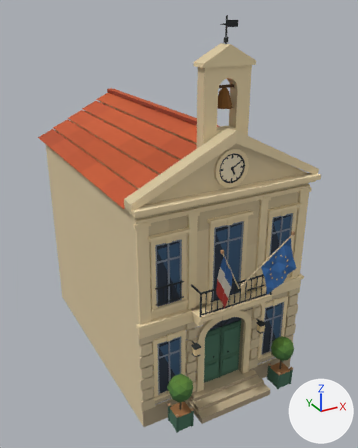
The glTF model public/models/mairie.glb: old version first, new version second.
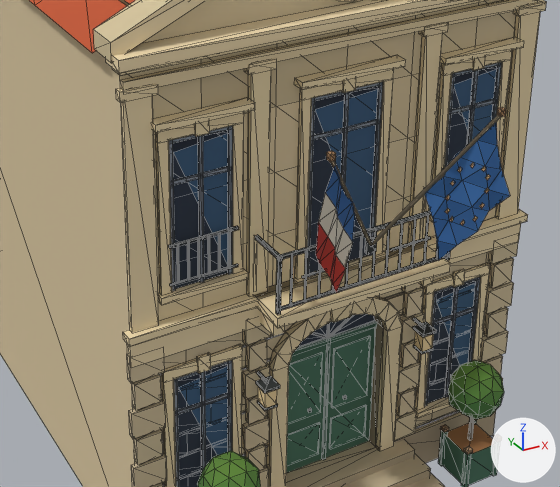
Old and new are each drawn whole from a 50 mm lens placed at (-8.82, 3.41, 13.76), pointed at (0.13, 19.69, 5.62) and again close up on the part from 24% to 89% of the width and 42% to 87% of the height. Arrows for +X, +Y and +Z are at lower right; the lights stay in place. The last two pictures show the newer version. The close-ups show mesh edges as thin lines. Vertices at exactly the same position are counted once.

The first close-up shows 'mairie'.
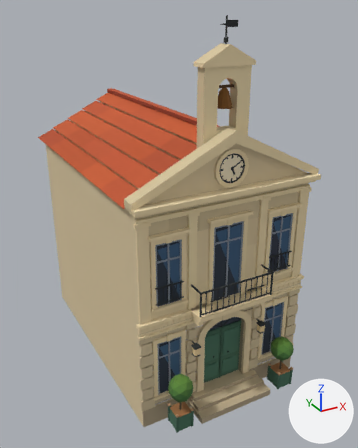
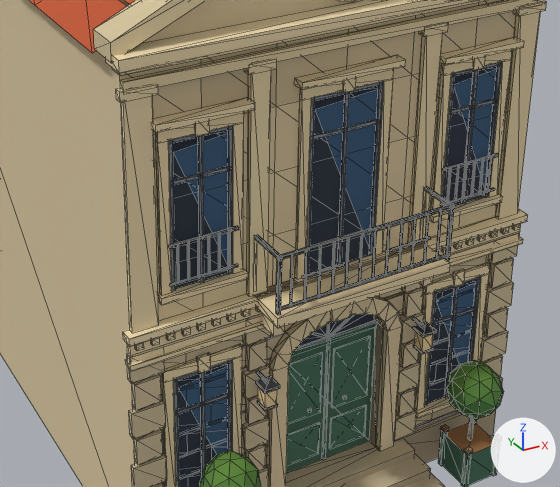
Boxes (x1, y1, x2, y2) around the edits, measured in the close-ups (560 x 487 px; the box of a moved part takes in the faces that stretch with it):
part 1 of me_mairie, added
    after: (125, 237, 523, 371)
part 2 of me_mairie, added
    after: (135, 342, 144, 351)
part 3 of me_mairie, added
    after: (151, 337, 160, 346)
part 4 of me_mairie, added
    after: (166, 333, 175, 341)
part 5 of me_mairie, added
    after: (182, 328, 191, 336)
part 6 of me_mairie, added
    after: (197, 323, 206, 331)
part 7 of me_mairie, added
    after: (212, 318, 221, 326)
part 8 of me_mairie, added
    after: (227, 313, 236, 321)
part 9 of me_mairie, added
    after: (241, 309, 250, 317)
part 10 of me_mairie, added
    after: (454, 242, 462, 249)
part 11 of me_mairie, added
    after: (466, 238, 474, 245)
part 12 of me_mairie, added
    after: (478, 234, 486, 241)
part 13 of me_mairie, added
    after: (489, 231, 498, 238)
part 14 of me_mairie, added
    after: (501, 227, 509, 234)
part 15 of me_mairie, added
    after: (512, 223, 521, 230)
part 16 of me_mairie, deleted (blue)
    before: (316, 107, 510, 293)
part 17 of me_mairie, moved or reshaped
    before: (197, 451, 261, 487)
    after: (199, 451, 261, 487)
part 18 of me_mairie, added
    after: (131, 231, 520, 357)
part 19 of me_mairie, edited (looks the same)
    both: (29, 0, 543, 487)

Patch to the scene script:
```diff
--- a/public/models/mairie.glb.py
+++ b/public/models/mairie.glb.py
@@ me_mairie @@
 # used by ob_mairie; location = (0.0, 0.0, 0.0)
-me_mairie.from_pydata(...)  # 2595 vertices, 3182 faces; spans x -3.65..3.65, y 14.25..26.3, z -0.25..13.51
+me_mairie.from_pydata(...)  # 2584 vertices, 3338 faces; spans x -3.65..3.65, y 14.77..26.3, z -0.25..13.51
+# me_mairie part 1: a new loose piece, a box spanning x -3.48..3.48, y 15.82..16.0, z 3.67..3.75, in mat_palette
+# me_mairie part 2: a new loose piece, a box spanning x -3.386..-3.276, y 15.82..15.88, z 3.97..4.07, in mat_palette
+# me_mairie part 3: a new loose piece, a box spanning x -3.148..-3.038, y 15.82..15.88, z 3.97..4.07, in mat_palette
+# me_mairie part 4: a new loose piece, a box spanning x -2.91..-2.8, y 15.82..15.88, z 3.97..4.07, in mat_palette
+# me_mairie part 5: a new loose piece, a box spanning x -2.672..-2.562, y 15.82..15.88, z 3.97..4.07, in mat_palette
+# me_mairie part 6: a new loose piece, a box spanning x -2.434..-2.324, y 15.82..15.88, z 3.97..4.07, in mat_palette
+# me_mairie part 7: a new loose piece, a box spanning x -2.196..-2.086, y 15.82..15.88, z 3.97..4.07, in mat_palette
+# me_mairie part 8: a new loose piece, a box spanning x -1.958..-1.848, y 15.82..15.88, z 3.97..4.07, in mat_palette
+# me_mairie part 9: a new loose piece, a box spanning x -1.721..-1.611, y 15.82..15.88, z 3.97..4.07, in mat_palette
+# me_mairie part 10: a new loose piece, a box spanning x 2.086..2.196, y 15.82..15.88, z 3.97..4.07, in mat_palette
+# me_mairie part 11: a new loose piece, a box spanning x 2.324..2.434, y 15.82..15.88, z 3.97..4.07, in mat_palette
+# me_mairie part 12: a new loose piece, a box spanning x 2.562..2.672, y 15.82..15.88, z 3.97..4.07, in mat_palette
+# me_mairie part 13: a new loose piece, a box spanning x 2.8..2.91, y 15.82..15.88, z 3.97..4.07, in mat_palette
+# me_mairie part 14: a new loose piece, a box spanning x 3.038..3.148, y 15.82..15.88, z 3.97..4.07, in mat_palette
+# me_mairie part 15: a new loose piece, a box spanning x 3.276..3.386, y 15.82..15.88, z 3.97..4.07, in mat_palette
+# me_mairie part 16: 28 loose pieces with 251 vertices, spanning x -1.58..1.58, y 14.25..15.88, z 3.72..7.14, are deleted
+# me_mairie part 17: 32 vertices moved from x -2.69..-1.77, y 14.87..15.69, z 1.13..2.04 to x -2.71..-1.78, y 14.84..15.73, z 1.15..2.05
+# me_mairie part 18: 4 vertices added at x -3.45..3.45, y 15.88, z 3.85..3.88
+# me_mairie part 19: 437 kept faces spanning x -3.65..3.65, y 14.77..26.3, z -0.1..12.73 get new vertex colours
+# other edits to the shape of me_mairie do not show in these pictures
 me_mairie.materials.append(mat_palette)
```
